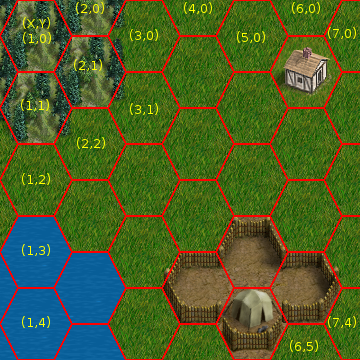
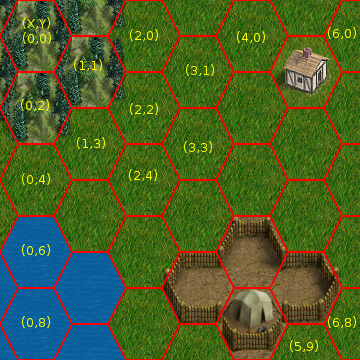
Layers edited between the first and the second w=360, h=360 image:
removed layer "(4,0)" over [184, 2, 212, 14]
renamed "(5,0)" to "(4,0) #1", painted on it over [242, 33, 248, 42]
renamed "(1,4)" to "(0,8)", painted on it over [27, 318, 45, 327]
renamed "(1,3)" to "(0,6)", painted on it over [27, 246, 45, 255]
renamed "(1,2)" to "(0,4)", painted on it over [27, 175, 46, 184]
renamed "(1,1)" to "(0,2)", painted on it over [26, 101, 45, 110]
renamed "(X,Y)(1,0)" to "(X,Y)(0,0)", painted on it over [28, 34, 34, 43]
added layer "(3,3)" above "(3,1)" over [184, 141, 212, 153]
added layer "(3,1)" above "(2,4)" over [186, 64, 214, 76]
added layer "(2,4)" above "(2,2)" over [129, 169, 157, 181]
renamed "(3,1)" to "(2,2)", painted on it over [135, 105, 154, 114]
renamed "(7,0)" to "(6,0) #1", painted on it over [333, 29, 339, 38]
removed layer "(6,0)" over [292, 2, 320, 14]
renamed "(3,0)" to "(2,0) #1", painted on it over [135, 31, 142, 40]
removed layer "(2,0)" over [76, 2, 104, 14]
renamed "(2,2)" to "(1,3)", painted on it over [82, 139, 101, 148]
renamed "(2,1)" to "(1,1)", painted on it over [79, 61, 86, 70]
renamed "(7,4)" to "(6,8)", painted on it over [333, 318, 351, 327]
renamed "(6,5)" to "(5,9)", painted on it over [295, 342, 313, 351]
